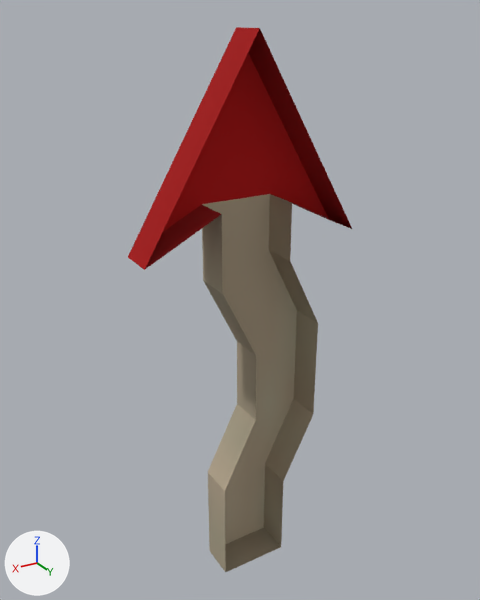
The glTF model site/public/sm64ds/models/c2_hari_short.glb: old version first, new version second.
One viewpoint serves both versions: a 50 mm lens placed at (10.47, 16.4, 16.6), pointed at (-0.03, -1.09, 7.85). The axes (+X, +Y, +Z) are drawn at lower left. The lights are the same throughout. The picture after the commit comes second.

Script lines for the objects in view, before the commit:
```python
mat_obj_hari = bpy.data.materials.new('obj_hari')
mat_obj_hari.use_nodes = True; mat_obj_hari.node_tree.nodes.clear()
_N = mat_obj_hari.node_tree.nodes; _L = mat_obj_hari.node_tree.links
n0 = _N.new('ShaderNodeBsdfPrincipled'); n0.name = 'Principled BSDF'
n0.inputs[2].default_value = 1.0  # 'Roughness'
n1 = _N.new('ShaderNodeOutputMaterial'); n1.name = 'Material Output'
n2 = _N.new('ShaderNodeMix'); n2.name = 'Mix'
n2.data_type = 'RGBA'
n2.blend_type = 'MULTIPLY'
n2.inputs[0].default_value = 1.0  # 'Factor'
n3 = _N.new('ShaderNodeVertexColor'); n3.name = 'Color Attribute'
n4 = _N.new('ShaderNodeTexImage'); n4.name = 'Image Texture'
n4.image = img_ob_hari
_L.new(n0.outputs[0], n1.inputs[0])  # 'BSDF' to 'Surface'
_L.new(n2.outputs[2], n0.inputs[0])  # 'Result' to 'Base Color'
_L.new(n3.outputs[0], n2.inputs[7])  # 'Color' to 'B'
_L.new(n4.outputs[0], n2.inputs[6])  # 'Color' to 'A'
me_c2_hari_short = bpy.data.meshes.new('c2_hari_short')
me_c2_hari_short.from_pydata(...)  # 30 vertices, 43 faces; spans x -3.8..3.8, y -1.2..0.0, z -2.5..16.2
me_c2_hari_short.materials.append(mat_obj_hari)
ob_c2_hari_short = bpy.data.objects.new('c2_hari_short', me_c2_hari_short)
ob_c2_hari_short.location = (0.0, 0.0, 0.0)
```
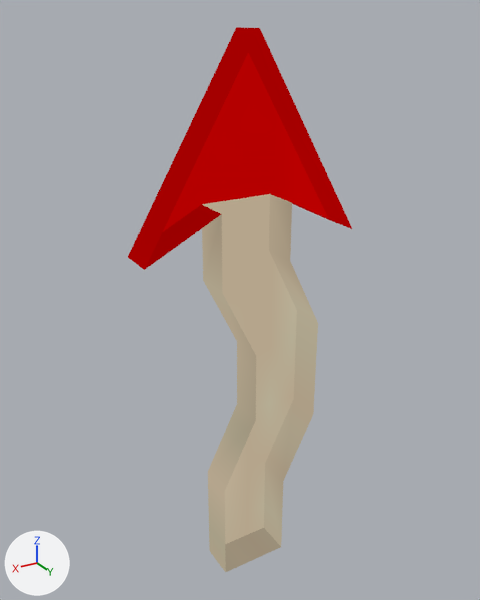
What changed in the scene script:
```text
Change mat_obj_hari:
    remove # nodes: BsdfPrincipled, Mix, OutputMaterial, TexImage, VertexColor
    nodes: BsdfTransparent, Emission, LightPath, Mix, MixShader, OutputMaterial, TexImage, VertexColor
```

Location of each change, (x1, y1, x2, y2) in pixels of the pictures (480 x 600 px):
'c2_hari_short', recoloured (lighter)
    both: (128, 27, 352, 572)
